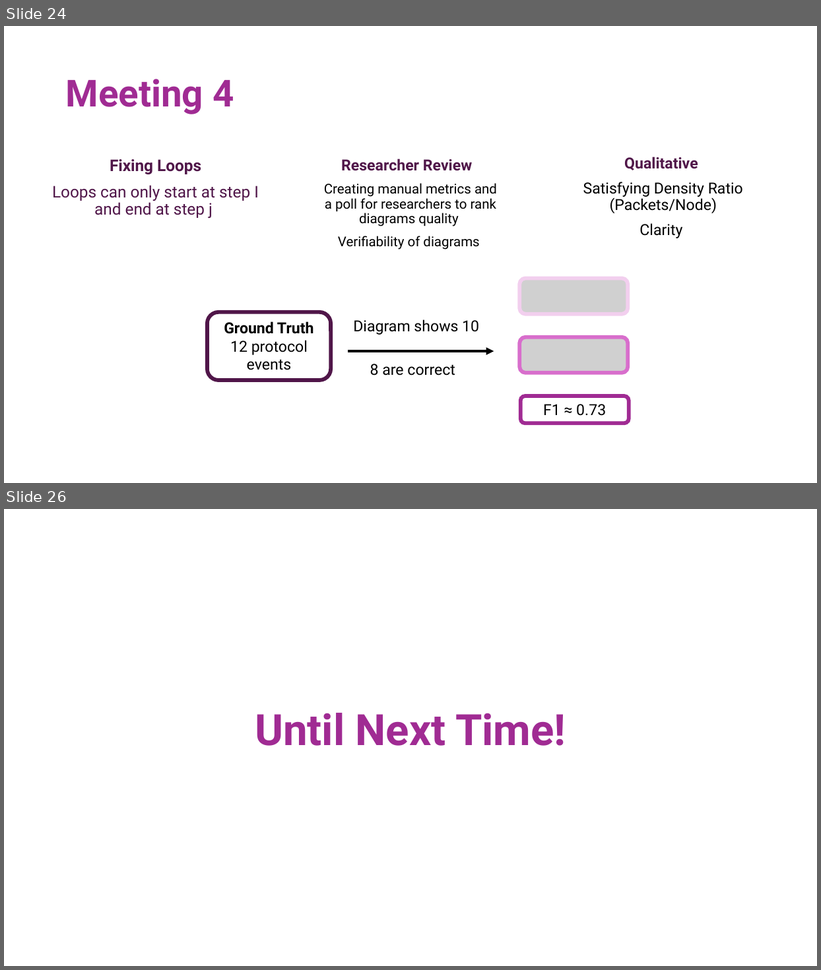
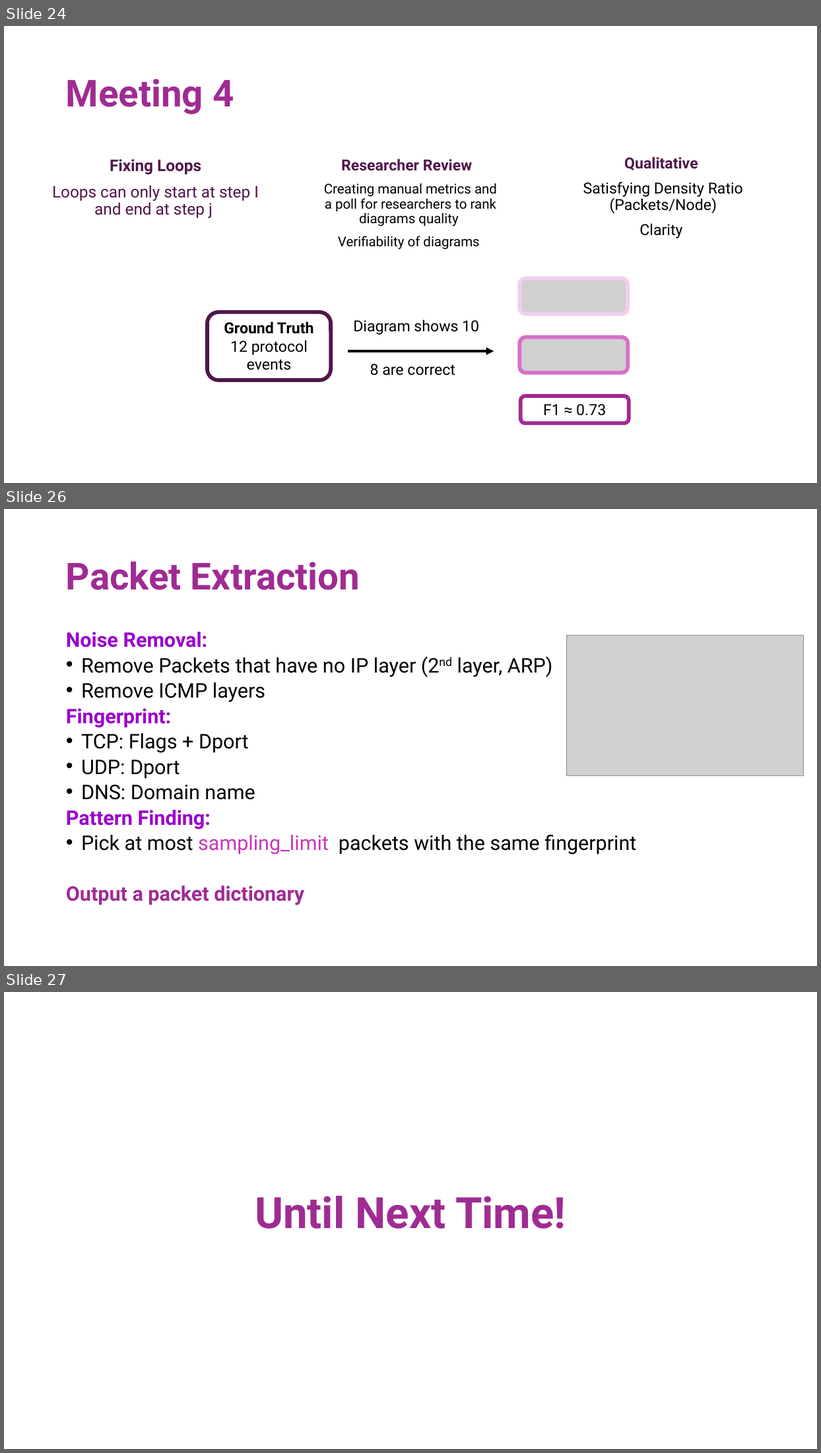
Before and after one commit to gshachar12/auto-diagram, a slide deck: Diagram_AI_Generation_Literature_Review.pptx. Shown one above the other, each under a label of ours: slides 24 and 26 before the commit, slides 24, 26 and 27 after it; the slides between them are not shown. The pictures are 821x970 and 821x1453 pixels, drawn with LibreOffice and Linux fonts; fonts in the diff are those of the drawing; grey boxes stand for pictures. Boxes give left, top, right and bottom in pixels: in the first picture for what was removed or moved away, otherwise in the second. Text is boxed around its words. In the diff, an @@ line names an element or a change of style, - is before the commit and + after.

Commit message:
Improve PCAP handling, UI tabs, diagram metadata
Refactor PCAP parsing and UI to support structured packet data, step-based evidence, and extraction mode. parse_with_indices now returns indexed packets with timestamps/raw payload; pcap.prompt supports 'summary', 'full', and new 'extraction' mode and extract_relevant_packets operates on the structured packet list. Messages/metadata keys changed from packets_list -> packets_data and create_message_from_* now returns packets_data. Session model extended with entities_json and steps_json; responses store diagram, entities and steps separately. diagram_viewer and rendering modules updated to read packets_data, reorganize tabs (focus_step support), and present linked packet evidence per step. Core now discovers local asset icons and appends icon info to instructions; prompts/instructions.txt updated to require entities/steps/diagram JSON output and stricter D2 rules. Added validate.py to sanitize LLM JSON outputs and sessions.json sample file; misc cleanup (remove unused uuid import, tweak debug prints and rendering helpers).

```diff
--- a/Diagram_AI_Generation_Literature_Review.pptx
+++ b/Diagram_AI_Generation_Literature_Review.pptx
@@ slide 26 added at <box>4,509,817,966</box>, background #FFFFFF @@
@@ title added at <box>66,561,360,590</box>, 44 pt, text #A02B93, bold @@
+Packet Extraction
@@ text added at <box>66,632,636,906</box>, 23.8 pt, text #000000 @@
+Noise Removal:
+• Remove Packets that have no IP layer (2nd layer, ARP)
+• Remove ICMP layers
+Fingerprint:
+• TCP: Flags + Dport
+• UDP: Dport
+• DNS: Domain name
+Pattern Finding:
+• Pick at most sampling_limit packets with the same fingerprint
+Output a packet dictionary
@@ picture added at <box>567,635,805,776</box> @@
@@ what was slide 26 is now slide 27 @@
```
Also in this commit, not shown: 1 slide changed, 13 other files.
